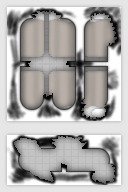
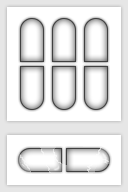
Two versions of the same layered image (128px x 192px). Layer-by-layer changes:
added group "Roof Windows" with 3 layers above "Roofs" over [3,1,122,188]
added layer "roof_windows_66.png" in group "Roof Windows" over [5,133,122,188]
hid "Roof66" over [3,1,122,188]
showed "Roof" over [3,1,122,188]
hid group "Walls" (1st of 2) (3 layers) over [3,1,122,188]
hid group "Floors" (3 layers) over [3,1,122,188]
